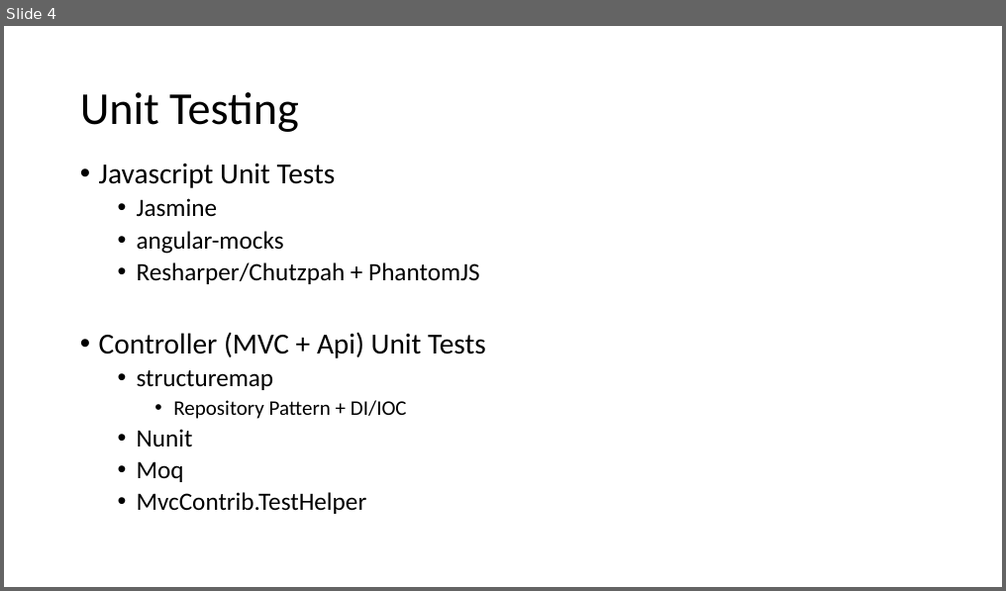
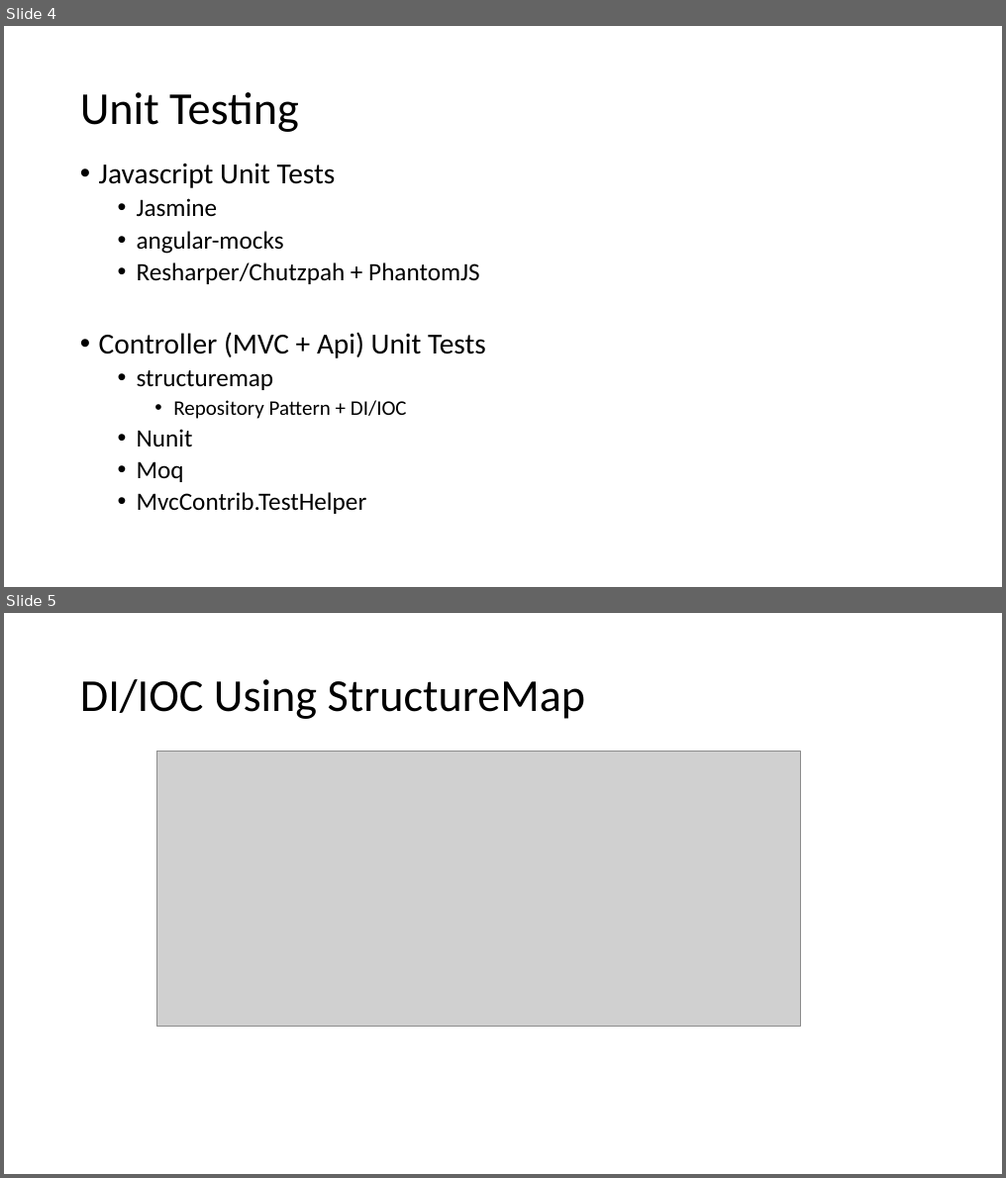
Before and after one commit to twisha/whyspa, a slide deck: Diagram/AngularJs + ASP.pptx. Shown one above the other, each under a label of ours: slide 4 before the commit, slides 4 and 5 after it. The pictures are 1006x591 and 1006x1178 pixels, drawn with LibreOffice and Linux fonts; fonts in the diff are those of the drawing; grey boxes stand for pictures. Boxes give left, top, right and bottom in pixels: in the first picture for what was removed or moved away, otherwise in the second. Text is boxed around its words. In the diff, an @@ line names an element or a change of style, - is before the commit and + after.

```diff
--- a/Diagram/AngularJs + ASP.pptx
+++ b/Diagram/AngularJs + ASP.pptx
@@ slide 5 added at (4,613,1002,1174), background #FFFFFF @@
@@ title added at (80,679,586,719), 44 pt, text #000000 @@
+DI/IOC Using StructureMap
@@ picture added at (156,752,800,1026) @@
```
Also in this commit, not shown: 1 slide changed, 1 other file.
